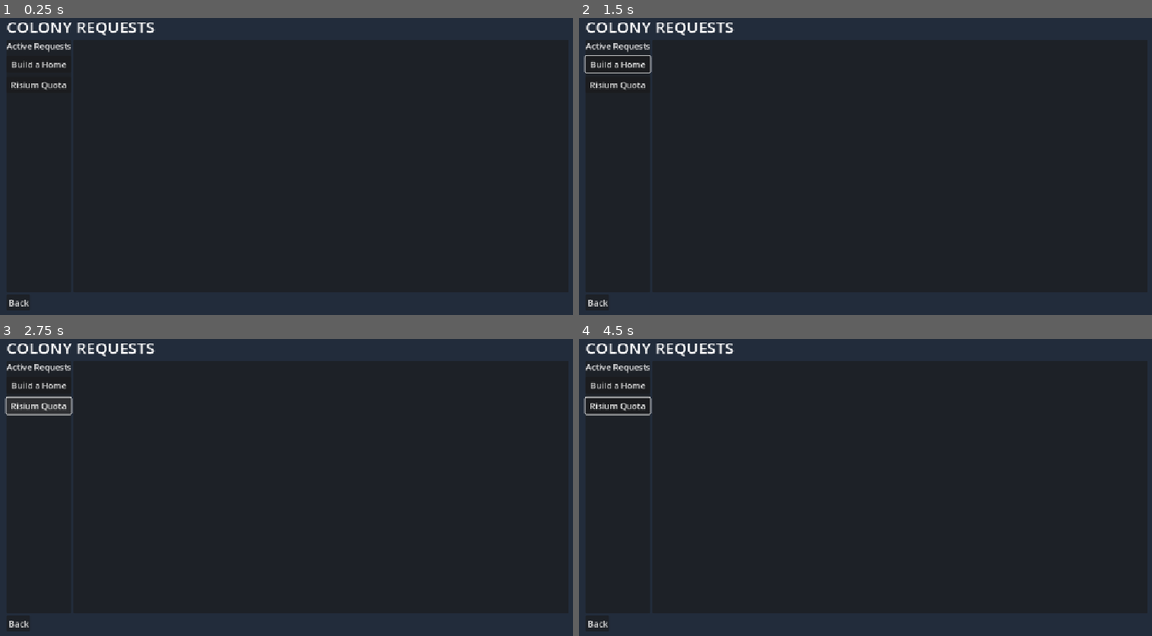
Above: before the commit, frames 1-4 (two rows, left to right).
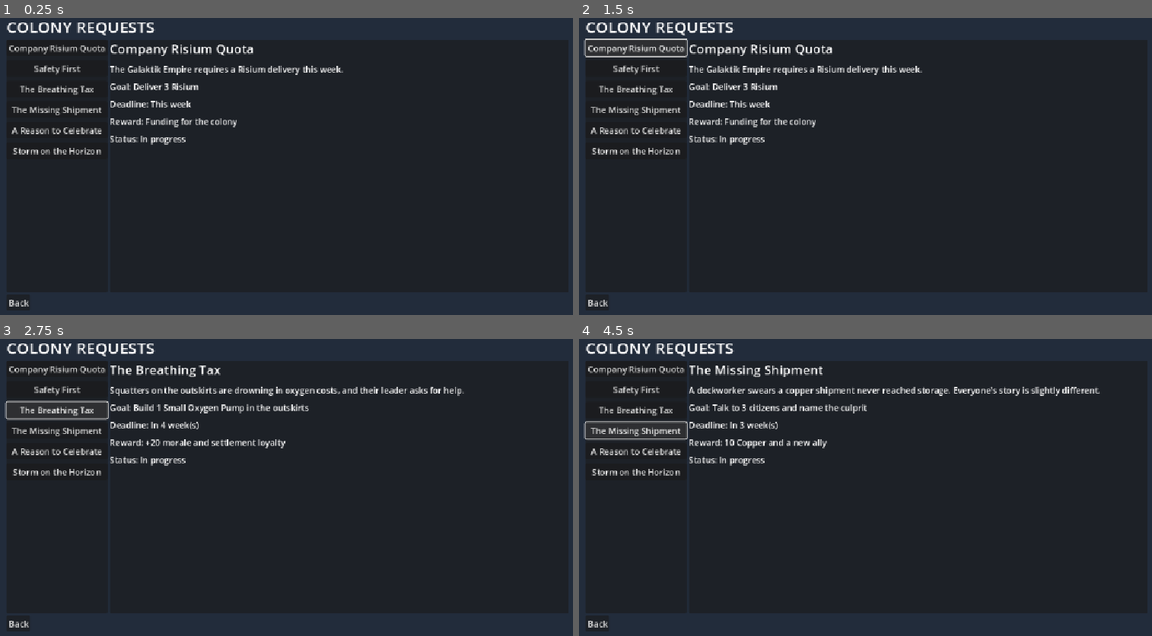
Above: after the commit, the same moments.

Repository: Chris-Biju/tsa-videogame-project
Game: Godot game, scene res://quest_screen.tscn
Two runs of this game, one before a commit and one after it. Both use one fixed random seed, a clock stepped at 60 frames per second and the inputs below. The project has no main scene, so this scene is started directly. The engine's default icon, where the game draws it, is replaced by a stand-in: a white triangle on a blue panel in a dark square.
Inputs (mouse positions are in pixels of both pictures, inside the frame that each line leads up to):
- Up to frame 1 (0.25 s): no input
- Up to frame 2 (1.5 s): click (619, 65) at 0.5 s, where only the run before the commit has a clickable "Build a Home"; click (636, 47) at 1.25 s, where only the run after the commit has a clickable "Company Risium Quota"
- Up to frame 3 (2.75 s): click (40, 407) at 2 s, where only the run before the commit has a clickable "Risium Quota"
- Up to frame 4 (4.5 s): click (636, 389) at 2.75 s, where only the run after the commit has a clickable "Safety First"; click (636, 410) at 3.5 s, where only the run after the commit has a clickable "The Breathing Tax"; click (636, 431) at 4.25 s, where only the run after the commit has a clickable "The Missing Shipment"

The runs differ from the first frame. In frame 1, 3.4% of the frame differs, in the area x 1-60%, y 7-48%; in frame 2, 3.8%; in frame 3, 4.5%; in frame 4, 4.7%, in the area x 0-91%, y 7-48%.
Error before the commit: Cannot call method 'get_children' on a null value. (res://quest_screen.gd:36)

Commit message:
fixxed ton of bugs

Diff:
--- a/tsa-26-27-videogame/quest_screen.gd
+++ b/tsa-26-27-videogame/quest_screen.gd
@@ -1,14 +1,13 @@
 extends Control
 
+@onready var quest_list: VBoxContainer = $DimBackground/ScreenMargin/MainLayout/QuestColumns/QuestListPanel/QuestList
+@onready var quest_title: Label = $DimBackground/ScreenMargin/MainLayout/QuestColumns/QuestDetailsPanel/QuestDetails/QuestTitle
+@onready var quest_description: Label = $DimBackground/ScreenMargin/MainLayout/QuestColumns/QuestDetailsPanel/QuestDetails/QuestDescription
+@onready var objective_label: Label = $DimBackground/ScreenMargin/MainLayout/QuestColumns/QuestDetailsPanel/QuestDetails/ObjectiveLabel
+@onready var deadline_label: Label = $DimBackground/ScreenMargin/MainLayout/QuestColumns/QuestDetailsPanel/QuestDetails/DeadlineLabel
+@onready var reward_label: Label = $DimBackground/ScreenMargin/MainLayout/QuestColumns/QuestDetailsPanel/QuestDetails/RewardLabel
+@onready var status_label: Label = $DimBackground/ScreenMargin/MainLayout/QuestColumns/QuestDetailsPanel/QuestDetails/StatusLabel
 
-
-@onready var quest_list: VBoxContainer = $Background/ScreenMargin/MainLayout/QuestColumns/QuestListPanel/QuestList
-@onready var quest_title: Label = $Background/ScreenMargin/MainLayout/QuestColumns/QuestDetailsPanel/QuestDetails/QuestTitle
-@onready var quest_description: Label = $Background/ScreenMargin/MainLayout/QuestColumns/QuestDetailsPanel/QuestDetails/QuestDescription
-@onready var objective_label: Label = $Background/ScreenMargin/MainLayout/QuestColumns/QuestDetailsPanel/QuestDetails/ObjectiveLabel
-@onready var deadline_label: Label = $Background/ScreenMargin/MainLayout/QuestColumns/QuestDetailsPanel/QuestDetails/DeadlineLabel
-@onready var reward_label: Label = $Background/ScreenMargin/MainLayout/QuestColumns/QuestDetailsPanel/QuestDetails/RewardLabel
-@onready var status_label: Label = $Background/ScreenMargin/MainLayout/QuestColumns/QuestDetailsPanel/QuestDetails/StatusLabel
 
 var active_quests: Array[Dictionary] = []
 
@@ -55,4 +54,4 @@
 		deadline_label.text = "Deadline: In %d week(s)" % weeks_left
 
 	reward_label.text = "Reward: " + quest["reward"]
-	status_label.text = "Status: " + quest["status"]
+	status_label.text = "Status: " + str(quest.get("status", "In progress"))
--- a/tsa-26-27-videogame/quest_screen.tscn
+++ b/tsa-26-27-videogame/quest_screen.tscn
@@ -57,15 +57,6 @@
 layout_mode = 2
 text = "Active Requests"
 
-[node name="BuildHomeButton" type="Button" parent="DimBackground/ScreenMargin/MainLayout/QuestColumns/QuestListPanel/QuestList"]
-layout_mode = 2
-text = "Build a Home"
-
-[node name="RisumQuotaButton" type="Button" parent="DimBackground/ScreenMargin/MainLayout/QuestColumns/QuestListPanel/QuestList"]
-layout_mode = 2
-text = "Risium Quota
-"
-
 [node name="QuestDetailsPanel" type="PanelContainer" parent="DimBackground/ScreenMargin/MainLayout/QuestColumns"]
 layout_mode = 2
 size_flags_horizontal = 3
--- a/tsa-26-27-videogame/weekly_events.gd
+++ b/tsa-26-27-videogame/weekly_events.gd
@@ -12,7 +12,7 @@
 	continue_button.pressed.connect(_on_continue_button_pressed)
 
 	# Temporary preview: choose a random event when testing this scene.
-	var event: Dictionary = ContentDb.EVENTS.pick_random()
+	var event: Dictionary = ContentDb.get_random_weekly_event()
 	show_event(event)
 
 
